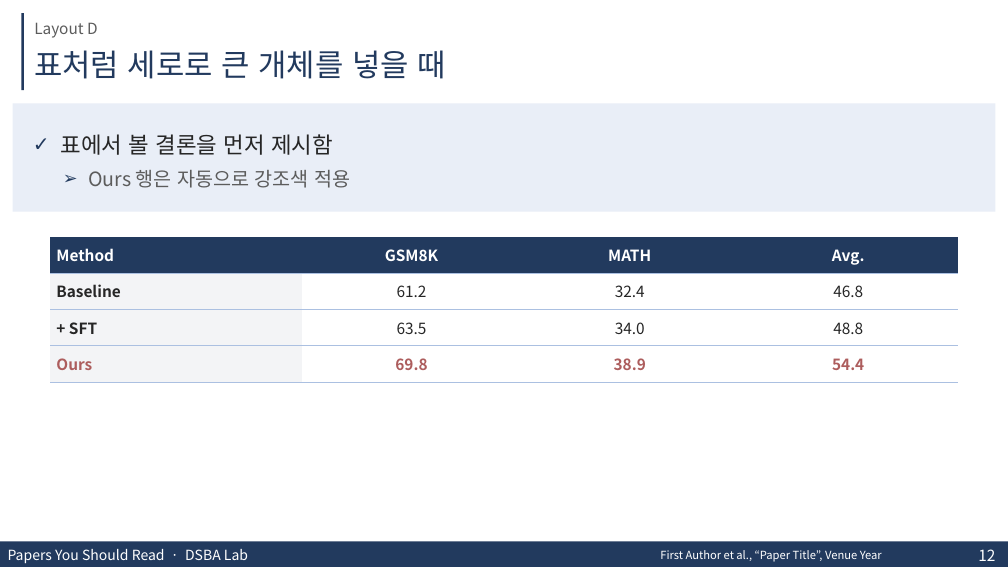
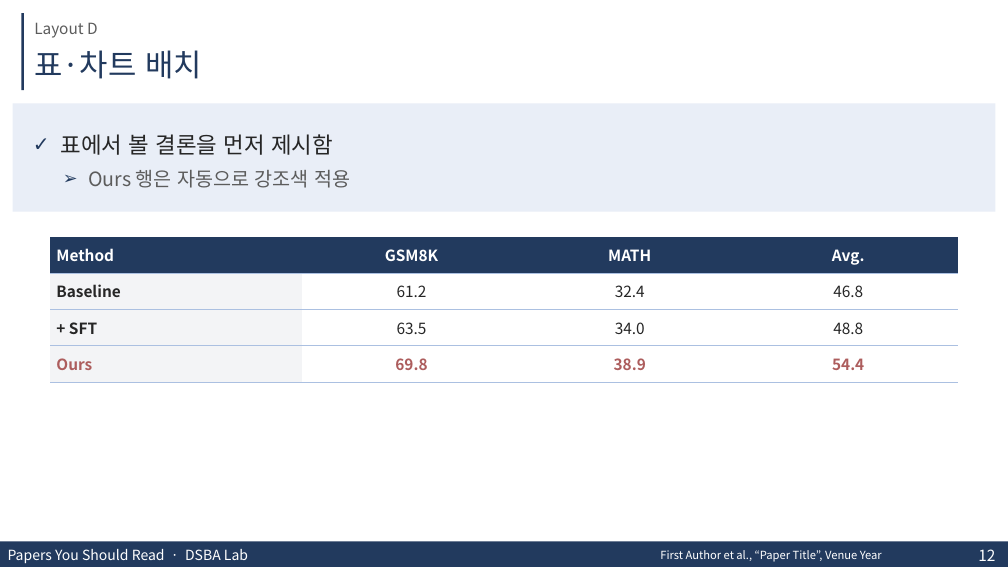
Before and after one commit to KimJaehee0725/research-slides, a slide deck: slide 12 of assets/research-slides-template.pptx. Drawn at 1008x567 pixels with LibreOffice and Linux fonts; fonts in the diff are those of the drawing; background and template pictures are left out. Boxes give left, top, right and bottom in pixels: in the first picture for what was removed or moved away, otherwise in the second. Text is boxed around its words. In the diff, an @@ line names an element or a change of style, - is before the commit and + after.

```diff
--- a/assets/research-slides-template.pptx
+++ b/assets/research-slides-template.pptx
@@ title at [34, 50, 202, 79]: text changed @@
-표처럼 세로로 큰 개체를 넣을 때
+표·차트 배치
```
Also in this commit, not shown: 7 other slides changed, 12 other files.
